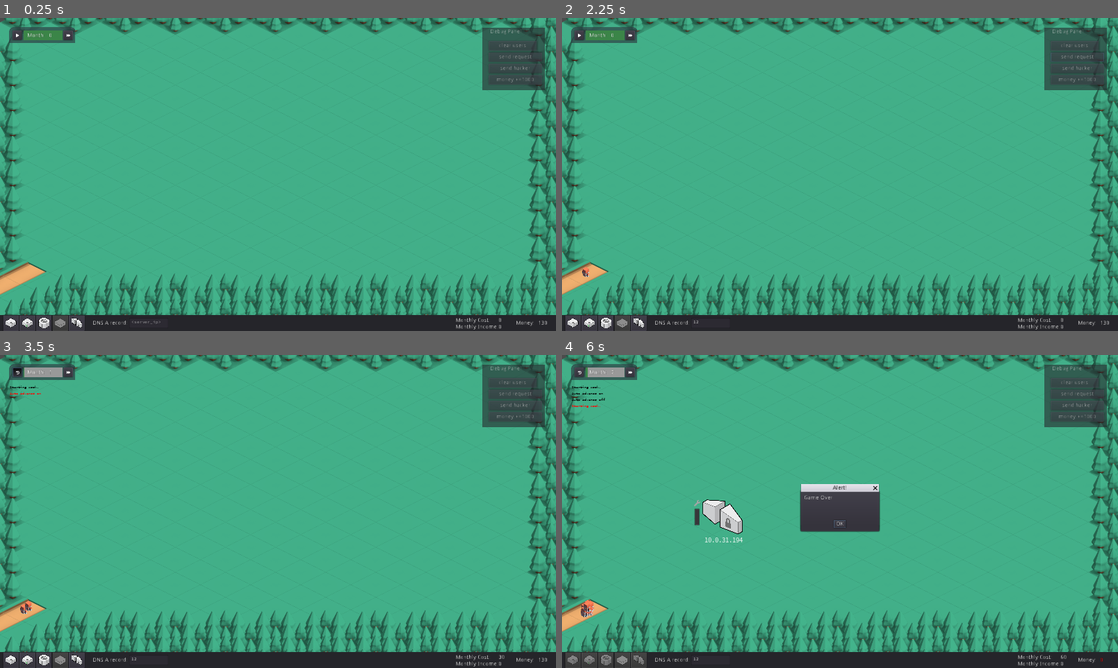
Above: before the commit, frames 1-4 (two rows, left to right).
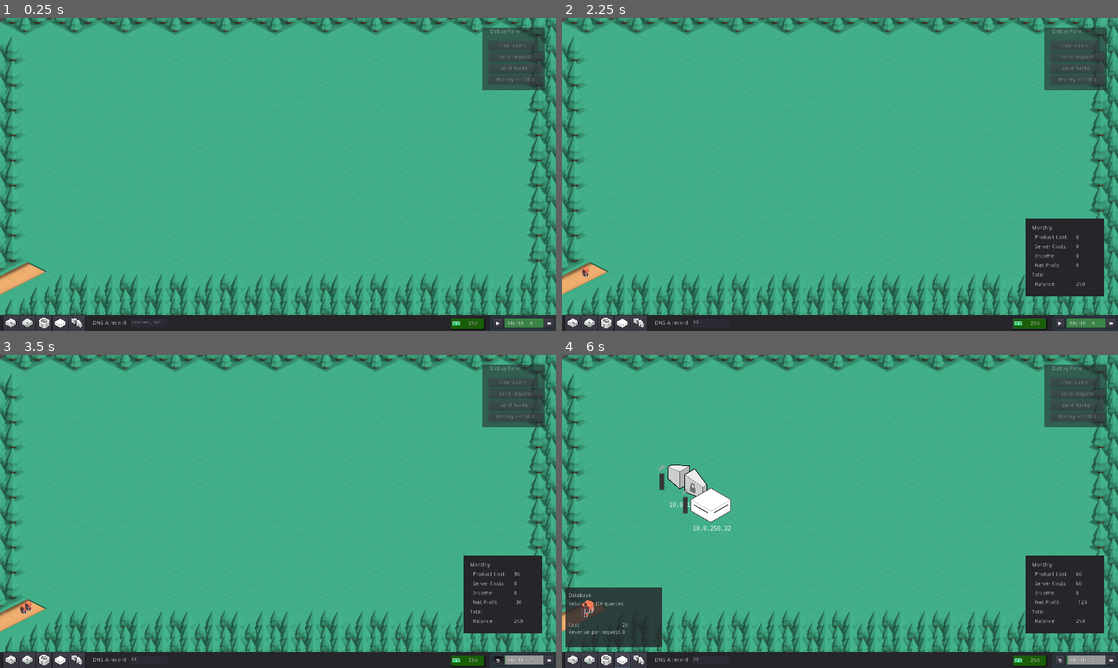
Above: after the commit, the same moments.

Repository: yigitbey/CloudArchitect
Game: Godot game, scene res://Level.tscn
Two runs of this game, one before a commit and one after it. Both use one fixed random seed, a clock stepped at 60 frames per second and the inputs below.
Inputs (mouse positions are in pixels of both pictures, inside the frame that each line leads up to):
- Up to frame 1 (0.25 s): no input
- Up to frame 2 (2.25 s): click (712, 324) at 0.52 s; type "12" at 0.6 s; click "send request" at 1.25 s; click (1029, 324) at 2 s, where only the run after the commit has a clickable "250"
- Up to frame 3 (3.5 s): click "" at 2.75 s
- Up to frame 4 (6 s): click "" at 3.5 s; click "" at 4.25 s; click (639, 661) at 5 s; click (623, 661) at 5.77 s

The runs differ from the first frame. In frame 1, 1.1% of the frame differs, in the area x 1-100%, y 2-100%; in frame 2, 4.6%; in frame 3, 4.7%; in frame 4, 12%, in the area x 0-100%, y 2-100%.
Error in both runs: Invalid get index '12' (on base: 'Dictionary'). (res://Request.gd:66)

Commit message:
weekly to monthly, balances sheet

Diff:
--- a/GameOver.gd
+++ b/GameOver.gd
@@ -3,4 +3,4 @@
 func blocking_popup_centered():
 	yield(get_tree(), "idle_frame")
 	popup_centered()
-	emit_signal("confirmedc")
+	emit_signal("confirmed")
--- a/HUD.gd
+++ b/HUD.gd
@@ -7,7 +7,7 @@
 signal new_DynamicServer
 signal dns_change
 signal clear
-signal new_wave
+signal new_month
 
 signal new_server(ServerType)
 
@@ -28,37 +28,34 @@
 	objects = load("res://src/objects.gd")
 	objects = JSON.parse(objects.json).result
 
-	$WeekControl/WaveProgress.max_value = objects['week']['duration']
+	$MonthControl/MonthProgress.max_value = objects['month']['duration']
 	$Messages/List.add_item("")
 
 
 func _process(delta):
 	if level.money <= 0:
-		$Panel/Money.modulate = Color(1,0,0,1)
+		$Panel/FinancesButton.modulate = Color(1,0,0,1)
 		$GameOver.blocking_popup_centered()
 	else:
-		$Panel/Money.modulate = Color(1,1,1,1)
+		$Panel/FinancesButton.modulate = Color(1,1,1,1)
 
 	if money_old > level.money:
-			$Panel/Money.modulate = Color(1,0,0,1)
+			$Panel/FinancesButton.modulate = Color(1,0,0,1)
 			yield(get_tree().create_timer(0.2),"timeout")
 	if money_old < level.money:
-			$Panel/Money.modulate = Color(0,1,0,1)
+			$Panel/FinancesButton.modulate = Color(0,1,0,1)
 			yield(get_tree().create_timer(0.3),"timeout")
 
-	$Panel/Money.text = str(level.money)
-	$Panel/Cost.text = str(level.product_cost)
-	$Panel/WaveIncome.text = str(level.wave_income)
+	$Panel/FinancesButton.text = str(level.money)
+	$FinancesPanel/TotalBalance.text = str(level.money)
+	$FinancesPanel/ProductCost.text = str(level.product_cost)
+	$FinancesPanel/ServerCosts.text = str(level.server_costs)
+	$FinancesPanel/MonthlyIncome.text = str(level.month_income)
+	$FinancesPanel/Profit.text = str(level.month_income - level.product_cost - level.server_costs)
+
 	money_old = level.money
-	$WeekControl/WaveProgress.value = level.week_timer.wait_time - level.week_timer.time_left
-	$WeekControl/WaveProgress/Wave.text = str(level.wave)
-
-	for button in entity_buttons:
-		var b = get_node("Panel/"+button)
-		if objects['entities'][b.editor_description]['initial_cost'] > level.money:
-			b.disabled = true
-		else:
-			b.disabled = false
+	$MonthControl/MonthProgress.value = level.month_timer.wait_time - level.month_timer.time_left
+	$MonthControl/MonthProgress/Month.text = str(level.month)
 
 	for msg in level.messages:
 		add_message(level.messages.pop_front())
@@ -83,7 +80,7 @@
 
 	$ToolTip/InfoBox/Label.text = Server["name"]
 	$ToolTip/InfoBox/Description.text = Server["description"]
-	$ToolTip/InfoBox/GridContainer/Cost.text = str(Server["initial_cost"])
+	$ToolTip/InfoBox/GridContainer/Cost.text = str(Server["monthly_cost"])
 	$ToolTip/InfoBox/GridContainer/Revenue.text = str(Server["revenue"])
 	$ToolTip.visible = true
 
@@ -91,18 +88,18 @@
 	$ToolTip.visible = false
 
 
-func _on_Wave_pressed():
-	start_week()
+func _on_month_pressed():
+	start_month()
 
-func start_week():
+func start_month():
 	if !dns_record:
 		add_message("DNS is not configured")
 		warning_animation($Panel/DNS)
 		return false
 	else:
-		level.week_timer.start()
-		add_message("Starting week.")
-		emit_signal("new_wave")
+		level.month_timer.start()
+		add_message("Starting month.")
+		emit_signal("new_month")
 		return true
 
 func warning_animation(container):
@@ -125,20 +122,26 @@
 	$Messages/List.ensure_current_is_visible()
 
 func _on_AutoAdvance_pressed():
-	if level.week_timer.time_left == 0:
-		if start_week():
-			$WeekControl/AutoAdvance/FontAwesome.icon_name = "history"
+	if level.month_timer.time_left == 0:
+		if start_month():
+			$MonthControl/AutoAdvance/FontAwesome.icon_name = "history"
 			add_message("Auto advance on")
-			$WeekControl/AutoAdvance.pressed = true
+			$MonthControl/AutoAdvance.pressed = true
 		else:
-			$WeekControl/AutoAdvance.pressed = false
+			$MonthControl/AutoAdvance.pressed = false
 	else:
-		if $WeekControl/AutoAdvance.pressed:
-			level.week_timer.one_shot = false
-			level.week_timer.paused = false
-			$WeekControl/AutoAdvance.pressed = true
+		if $MonthControl/AutoAdvance.pressed:
+			level.month_timer.one_shot = false
+			level.month_timer.paused = false
+			$MonthControl/AutoAdvance.pressed = true
 			add_message("Auto advance on")
 		else:
-			level.week_timer.one_shot = true
-			$WeekControl/AutoAdvance.pressed = false
+			level.month_timer.one_shot = true
+			$MonthControl/AutoAdvance.pressed = false
 			add_message("Auto advance off")
+
+func _on_FinancesButton_toggled(button_pressed):
+	if button_pressed:
+		$FinancesPanel.show()
+	else:
+		$FinancesPanel.hide()
--- a/HUD.tscn
+++ b/HUD.tscn
@@ -10,6 +10,7 @@
 [ext_resource path="res://addons/FontAwesome5/fa-solid-900.ttf" type="DynamicFontData" id=8]
 [ext_resource path="res://monospace_dynamic_font.tres" type="DynamicFont" id=9]
 [ext_resource path="res://assets/cloud/firewall.png" type="Texture" id=10]
+[ext_resource path="res://assets/cloud/platformIndustrial_082.png" type="Texture" id=11]
 
 [sub_resource type="DynamicFontData" id=1]
 hinting = 1
@@ -21,6 +22,28 @@
 
 [sub_resource type="Theme" id=3]
 default_font = SubResource( 2 )
+
+[sub_resource type="StyleBoxFlat" id=17]
+bg_color = Color( 0.0980392, 0.368627, 0.0313726, 1 )
+corner_radius_top_left = 3
+corner_radius_top_right = 3
+corner_radius_bottom_right = 3
+corner_radius_bottom_left = 3
+shadow_size = 3
+shadow_offset = Vector2( 2, 2 )
+
+[sub_resource type="Theme" id=18]
+Button/colors/font_color = Color( 0.88, 0.88, 0.88, 1 )
+Button/colors/font_color_disabled = Color( 0.9, 0.9, 0.9, 0.2 )
+Button/colors/font_color_hover = Color( 0.94, 0.94, 0.94, 1 )
+Button/colors/font_color_pressed = Color( 1, 1, 1, 1 )
+Button/constants/hseparation = 2
+Button/fonts/font = null
+Button/styles/disabled = null
+Button/styles/focus = null
+Button/styles/hover = SubResource( 17 )
+Button/styles/normal = SubResource( 17 )
+Button/styles/pressed = SubResource( 17 )
 
 [sub_resource type="StyleBoxFlat" id=4]
 bg_color = Color( 0.172549, 0.231373, 0.258824, 0.670588 )
@@ -71,6 +94,10 @@
 [node name="HUD" type="Node2D"]
 pause_mode = 2
 script = ExtResource( 2 )
+__meta__ = {
+"_edit_horizontal_guides_": [ 592.0, 616.0, 640.0, 568.0, 544.0, 664.0, 688.0, 520.0 ],
+"_edit_vertical_guides_": [ 1208.0, 1312.0, 1200.0 ]
+}
 
 [node name="Panel" type="Panel" parent="."]
 margin_top = 760.0
@@ -190,68 +217,16 @@
 "_editor_description_": "StaticServer"
 }
 
-[node name="MoneyLabel" type="Label" parent="Panel"]
-margin_left = 1318.0
-margin_top = 13.0
-margin_right = 1365.0
-margin_bottom = 27.0
-rect_pivot_offset = Vector2( 74, 10.9999 )
-text = "Money:"
-__meta__ = {
-"_edit_use_anchors_": false
-}
-
-[node name="Money" type="Label" parent="Panel"]
-margin_left = 1374.0
-margin_top = 13.0
-margin_right = 1421.0
-margin_bottom = 27.0
-rect_pivot_offset = Vector2( 18, 10.9999 )
-text = "5"
-__meta__ = {
-"_edit_use_anchors_": false
-}
-
-[node name="CostLabel" type="Label" parent="Panel"]
-margin_left = 1164.0
-margin_top = 6.0
-margin_right = 1252.0
-margin_bottom = 20.0
-rect_pivot_offset = Vector2( 74, 10.9999 )
-text = "Monthly Cost:"
-__meta__ = {
-"_edit_use_anchors_": false
-}
-
-[node name="Cost" type="Label" parent="Panel"]
-margin_left = 1273.0
-margin_top = 6.0
-margin_right = 1312.0
-margin_bottom = 20.0
-rect_pivot_offset = Vector2( 18, 10.9999 )
-text = "0"
-__meta__ = {
-"_edit_use_anchors_": false
-}
-
-[node name="WaveIncomeLabel" type="Label" parent="Panel"]
-margin_left = 1164.0
-margin_top = 23.0
-margin_right = 1273.0
-margin_bottom = 37.0
-rect_pivot_offset = Vector2( 74, 10.9999 )
-text = "Monthly Income:"
-__meta__ = {
-"_edit_use_anchors_": false
-}
-
-[node name="WaveIncome" type="Label" parent="Panel"]
-margin_left = 1273.0
-margin_top = 23.0
-margin_right = 1312.0
-margin_bottom = 37.0
-rect_pivot_offset = Vector2( 18, 10.9999 )
-text = "0"
+[node name="FinancesButton" type="Button" parent="Panel"]
+margin_left = 1152.0
+margin_top = 8.0
+margin_right = 1236.0
+margin_bottom = 34.0
+theme = SubResource( 18 )
+toggle_mode = true
+text = "300"
+icon = ExtResource( 11 )
+expand_icon = true
 __meta__ = {
 "_edit_use_anchors_": false
 }
@@ -393,6 +368,7 @@
 margin_top = 312.0
 margin_right = 760.0
 margin_bottom = 412.0
+popup_exclusive = true
 script = ExtResource( 6 )
 __meta__ = {
 "_edit_use_anchors_": false
@@ -405,17 +381,17 @@
 margin_bottom = 64.0
 text = "Game Over"
 
-[node name="WeekControl" type="Panel" parent="."]
-margin_left = 24.0
-margin_top = 24.0
-margin_right = 192.0
-margin_bottom = 64.0
+[node name="MonthControl" type="Panel" parent="."]
+margin_left = 1252.0
+margin_top = 760.0
+margin_right = 1420.0
+margin_bottom = 800.0
 custom_styles/panel = SubResource( 4 )
 __meta__ = {
 "_edit_use_anchors_": false
 }
 
-[node name="AutoAdvance" type="Button" parent="WeekControl"]
+[node name="AutoAdvance" type="Button" parent="MonthControl"]
 margin_left = 8.0
 margin_top = 8.0
 margin_right = 32.0
@@ -426,7 +402,7 @@
 "_edit_use_anchors_": false
 }
 
-[node name="FontAwesome" type="Label" parent="WeekControl/AutoAdvance"]
+[node name="FontAwesome" type="Label" parent="MonthControl/AutoAdvance"]
 margin_right = 24.0
 margin_bottom = 24.0
 custom_fonts/font = SubResource( 5 )
@@ -440,7 +416,7 @@
 icon_size = 10
 icon_name = "play"
 
-[node name="new_Wave" type="Button" parent="WeekControl"]
+[node name="new_Wave" type="Button" parent="MonthControl"]
 margin_left = 138.0
 margin_top = 8.0
 margin_right = 162.0
@@ -450,7 +426,7 @@
 "_edit_use_anchors_": false
 }
 
-[node name="FontAwesome" type="Label" parent="WeekControl/new_Wave"]
+[node name="FontAwesome" type="Label" parent="MonthControl/new_Wave"]
 margin_right = 24.0
 margin_bottom = 24.0
 custom_fonts/font = SubResource( 6 )
@@ -464,7 +440,7 @@
 icon_size = 10
 icon_name = "forward"
 
-[node name="WaveProgress" type="ProgressBar" parent="WeekControl"]
+[node name="MonthProgress" type="ProgressBar" parent="MonthControl"]
 margin_left = 36.0
 margin_top = 8.0
 margin_right = 136.0
@@ -478,10 +454,10 @@
 "_edit_use_anchors_": false
 }
 
-[node name="WaveLabel" type="Label" parent="WeekControl/WaveProgress"]
-margin_left = 9.0
+[node name="MonthLabel" type="Label" parent="MonthControl/MonthProgress"]
+margin_left = 8.0
 margin_top = 6.0
-margin_right = 56.0
+margin_right = 55.0
 margin_bottom = 20.0
 rect_pivot_offset = Vector2( 74, 10.9999 )
 text = "Month:"
@@ -491,7 +467,7 @@
 "_edit_use_anchors_": false
 }
 
-[node name="Wave" type="Label" parent="WeekControl/WaveProgress"]
+[node name="Month" type="Label" parent="MonthControl/MonthProgress"]
 margin_left = 53.0
 margin_top = 6.0
 margin_right = 85.0
@@ -505,12 +481,14 @@
 }
 
 [node name="Messages" type="Node2D" parent="."]
+z_index = -4
+z_as_relative = false
 
 [node name="List" type="ItemList" parent="Messages"]
-margin_left = 24.0
-margin_top = 72.0
-margin_right = 456.0
-margin_bottom = 192.0
+margin_left = 40.0
+margin_top = 43.0
+margin_right = 256.0
+margin_bottom = 160.0
 rect_min_size = Vector2( 168, 40 )
 size_flags_horizontal = 0
 size_flags_vertical = 0
@@ -525,6 +503,143 @@
 custom_colors/font_color_selected = Color( 1, 0, 0, 1 )
 custom_colors/font_color = Color( 0, 0, 0, 1 )
 max_text_lines = 500
+__meta__ = {
+"_edit_use_anchors_": false
+}
+
+[node name="FinancesPanel" type="Panel" parent="."]
+visible = false
+margin_left = 1184.0
+margin_top = 512.0
+margin_right = 1384.0
+margin_bottom = 712.0
+__meta__ = {
+"_edit_use_anchors_": false
+}
+
+[node name="TotalBalanceLabel" type="Label" parent="FinancesPanel"]
+margin_left = 24.0
+margin_top = 162.0
+margin_right = 80.0
+margin_bottom = 176.0
+rect_pivot_offset = Vector2( 74, 10.9999 )
+text = "Balance:"
+__meta__ = {
+"_edit_use_anchors_": false
+}
+
+[node name="TotalBalance" type="Label" parent="FinancesPanel"]
+margin_left = 128.0
+margin_top = 162.0
+margin_right = 200.0
+margin_bottom = 176.0
+rect_pivot_offset = Vector2( 18, 10.9999 )
+text = "5"
+__meta__ = {
+"_edit_use_anchors_": false
+}
+
+[node name="ProductCostLabel" type="Label" parent="FinancesPanel"]
+margin_left = 24.0
+margin_top = 42.0
+margin_right = 128.0
+margin_bottom = 56.0
+rect_pivot_offset = Vector2( 74, 10.9999 )
+text = "Product Cost:"
+__meta__ = {
+"_edit_use_anchors_": false
+}
+
+[node name="ProductCost" type="Label" parent="FinancesPanel"]
+margin_left = 128.0
+margin_top = 42.0
+margin_right = 200.0
+margin_bottom = 56.0
+rect_pivot_offset = Vector2( 18, 10.9999 )
+text = "0"
+__meta__ = {
+"_edit_use_anchors_": false
+}
+
+[node name="ServerCostsLabel" type="Label" parent="FinancesPanel"]
+margin_left = 24.0
+margin_top = 66.0
+margin_right = 128.0
+margin_bottom = 80.0
+rect_pivot_offset = Vector2( 74, 10.9999 )
+text = "Server Costs:"
+__meta__ = {
+"_edit_use_anchors_": false
+}
+
+[node name="ServerCosts" type="Label" parent="FinancesPanel"]
+margin_left = 128.0
+margin_top = 66.0
+margin_right = 200.0
+margin_bottom = 80.0
+rect_pivot_offset = Vector2( 18, 10.9999 )
+text = "0"
+__meta__ = {
+"_edit_use_anchors_": false
+}
+
+[node name="MonthlyIncomeLabel" type="Label" parent="FinancesPanel"]
+margin_left = 24.0
+margin_top = 90.0
+margin_right = 128.0
+margin_bottom = 104.0
+rect_pivot_offset = Vector2( 74, 10.9999 )
+text = "Income:"
+__meta__ = {
+"_edit_use_anchors_": false
+}
+
+[node name="MonthlyIncome" type="Label" parent="FinancesPanel"]
+margin_left = 128.0
+margin_top = 90.0
+margin_right = 200.0
+margin_bottom = 104.0
+rect_pivot_offset = Vector2( 18, 10.9999 )
+text = "0"
+__meta__ = {
+"_edit_use_anchors_": false
+}
+
+[node name="ProfitLabel" type="Label" parent="FinancesPanel"]
+margin_left = 24.0
+margin_top = 114.0
+margin_right = 128.0
+margin_bottom = 128.0
+rect_pivot_offset = Vector2( 74, 10.9999 )
+text = "Net Profit:"
+__meta__ = {
+"_edit_use_anchors_": false
+}
+
+[node name="Profit" type="Label" parent="FinancesPanel"]
+margin_left = 128.0
+margin_top = 114.0
+margin_right = 200.0
+margin_bottom = 128.0
+rect_pivot_offset = Vector2( 18, 10.9999 )
+text = "0"
+__meta__ = {
+"_edit_use_anchors_": false
+}
+
+[node name="Label" type="Label" parent="FinancesPanel"]
+margin_left = 16.0
+margin_top = 18.0
+margin_right = 68.0
+margin_bottom = 32.0
+text = "Monthly"
+
+[node name="Label2" type="Label" parent="FinancesPanel"]
+margin_left = 16.0
+margin_top = 138.0
+margin_right = 68.0
+margin_bottom = 152.0
+text = "Total"
 __meta__ = {
 "_edit_use_anchors_": false
 }
@@ -544,10 +659,11 @@
 [connection signal="mouse_entered" from="Panel/new_StaticServer" to="." method="_on_panel_button_mouse_entered" binds= [ "StaticServer" ]]
 [connection signal="mouse_exited" from="Panel/new_StaticServer" to="." method="_on_panel_button_mouse_exited"]
 [connection signal="pressed" from="Panel/new_StaticServer" to="." method="_on_panel_button_pressed" binds= [ "StaticServer" ]]
+[connection signal="toggled" from="Panel/FinancesButton" to="." method="_on_FinancesButton_toggled"]
 [connection signal="pressed" from="DebugPanel/ClearUsers" to="." method="_on_ClearUsers_pressed"]
 [connection signal="pressed" from="DebugPanel/Request" to="." method="_on_Request_pressed"]
 [connection signal="pressed" from="DebugPanel/Hacker" to="." method="_on_Request_pressed" binds= [ true ]]
 [connection signal="pressed" from="DebugPanel/Money1000" to="." method="_on_Money1000_pressed"]
 [connection signal="confirmed" from="GameOver" to="." method="_on_GameOver_confirmed"]
-[connection signal="pressed" from="WeekControl/AutoAdvance" to="." method="_on_AutoAdvance_pressed"]
-[connection signal="pressed" from="WeekControl/new_Wave" to="." method="_on_Wave_pressed"]
+[connection signal="pressed" from="MonthControl/AutoAdvance" to="." method="_on_AutoAdvance_pressed"]
+[connection signal="pressed" from="MonthControl/new_Wave" to="." method="_on_month_pressed"]
--- a/Level.gd
+++ b/Level.gd
@@ -15,34 +15,35 @@
 
 export var product_cost_base = 30
 export var product_cost: float
-export var money = 130 setget set_money
-export var wave_income = 0
+export var money = 250 setget set_money
+export var month_income = 0
 export var game_over = true
-
-export var wave = 0
+export var server_costs = 0
+export var month = 0
 
 var messages = []
-var waves = {}
+var months = {}
 var objects = {}
 
 export var dns_record: String
-var week_timer: Timer
+var month_timer: Timer
 
 func _ready():
+	randomize()
 	connect_signals()
 
 	objects = load("res://src/objects.gd")
 	objects = JSON.parse(objects.json).result
-	waves = objects['waves']
-	week_timer = $WeekTimer
-	week_timer.wait_time = objects['week']['duration']
+	months = objects['months']
+	month_timer = $MonthTimer
+	month_timer.wait_time = objects['month']['duration']
 
 func _process(_delta):
-	pass
+	server_costs = calculate_server_cost()
 
 func connect_signals():
 	$HUD.connect("user_request", self, "new_user_request")
-	$HUD.connect("new_wave", self, "new_wave")
+	$HUD.connect("new_month", self, "new_month")
 	$HUD.connect('dns_change', self, 'set_dns_record')
 
 	$HUD.connect('new_server', self, 'new_instance')
@@ -92,37 +93,32 @@
 
 
 	if money < val:
-		wave_income += val - money
+		month_income += val - money
 	money = val
 
-func new_wave():
-	money -= product_cost
-	wave += 1
-	wave_income = 0
-	product_cost = product_cost_base * wave
+func new_month():
+	month += 1
+	month_income = 0
+	product_cost = product_cost_base * month
+	server_costs = calculate_server_cost()
 
+	var spread:float = 1/(log(month+1)*log(month+1))
+	while month_timer.time_left:
+		var is_malicious = false
+		if randf() < objects['requests']['malicious'] and month>=3:
+			is_malicious = true
+		new_user_request(is_malicious)
+		yield(get_tree().create_timer(spread), "timeout")
 
-	if wave >= waves.size():
-		for i in range(0,30*wave):
-				var timer = get_tree().create_timer(0.01+(100-wave)/1000)
-				yield(timer, "timeout")
-				var is_malicious = false
-				if randf() < 0.08:
-					is_malicious = true
-				new_user_request(is_malicious)
-	else:
-		var w = waves[str(wave)]
-		for speed in ['slow', 'med', 'fast']:
-			for i in range(0,w['requests'][speed]):
-					var timer = get_tree().create_timer(w['time_between_requests'])
-					yield(timer, "timeout")
-					var is_malicious = false
-					if randf() < w['requests']['malicious']:
-						is_malicious = true
-					new_user_request(is_malicious)
+func calculate_server_cost():
+	server_costs = 0
+	for s in iptable.values():
+		if s.properties['monthly_cost']:
+			server_costs += s.properties['monthly_cost']*s.cpu
+	return server_costs
 
+func _on_MonthTimer_timeout():
+	money -= server_costs + product_cost
 
-
-func _on_WeekTimer_timeout():
-	if !$WeekTimer.one_shot:
-		new_wave()
+	if !$MonthTimer.one_shot:
+		new_month()
--- a/Level.tscn
+++ b/Level.tscn
@@ -295,6 +295,6 @@
 
 [node name="HUD" parent="." instance=ExtResource( 21 )]
 
-[node name="WeekTimer" type="Timer" parent="."]
+[node name="MonthTimer" type="Timer" parent="."]
 wait_time = 30.0
-[connection signal="timeout" from="WeekTimer" to="." method="_on_WeekTimer_timeout"]
+[connection signal="timeout" from="MonthTimer" to="." method="_on_MonthTimer_timeout"]
--- a/LoadBalancer.tscn
+++ b/LoadBalancer.tscn
@@ -18,6 +18,7 @@
 size_flags_vertical = 3
 
 [node name="Servers" type="Control" parent="Meta/ConfigWindow" index="1"]
+visible = false
 anchor_right = 1.0
 anchor_bottom = 1.0
 margin_left = 4.0
--- a/Server.gd
+++ b/Server.gd
@@ -15,8 +15,8 @@
 var properties = {}
 var server_name: String
 var cpu = 1
-const cpu_max = 8
-var instance_family = "a1-medium"
+const cpu_max = 64
+var instance_family = "m4-standard"
 var instance_size: String
 
 func init2():
@@ -34,7 +34,6 @@
 	$Meta/ConfigWindow/Info/IP.text = server_name
 	$Meta/ConfigWindow/Info/InstanceSize.text = instance_size
 
-	level.money -= properties['initial_cost']
 
 func _ready():
 	$Meta/ConfigWindow.visible = false
@@ -112,12 +111,11 @@
 
 func upgrade():
 	cpu *= 2
-	var upgrade_cost = properties['initial_cost']*cpu
+	var upgrade_cost = properties['monthly_cost']*cpu
 	var new = $CollisionShape2D/AnimatedSprite.duplicate()
 	new.name = "cpu"+str(cpu)
 	new.position[1] = -25*(log(cpu)/log(2))
 	$CollisionShape2D.add_child(new)
-	level.money -= upgrade_cost
 	instance_size = instance_family + "-" + str(cpu)
 	if cpu == cpu_max:
 		$Meta/ConfigWindow/Info/UpgradeInstance.disabled = true
--- a/Server.tscn
+++ b/Server.tscn
@@ -15,24 +15,24 @@
 
 [sub_resource type="SpriteFrames" id=2]
 animations = [ {
+"frames": [ ExtResource( 4 ) ],
+"loop": true,
+"name": "LoadBalancer",
+"speed": 5.0
+}, {
 "frames": [ ExtResource( 6 ) ],
 "loop": true,
 "name": "Database",
 "speed": 5.0
 }, {
+"frames": [ ExtResource( 5 ) ],
+"loop": true,
+"name": "DynamicServer",
+"speed": 5.0
+}, {
 "frames": [ ExtResource( 2 ) ],
 "loop": true,
 "name": "StaticServer",
-"speed": 5.0
-}, {
-"frames": [ ExtResource( 5 ) ],
-"loop": true,
-"name": "DynamicServer",
-"speed": 5.0
-}, {
-"frames": [ ExtResource( 4 ) ],
-"loop": true,
-"name": "LoadBalancer",
 "speed": 5.0
 }, {
 "frames": [ ExtResource( 3 ) ],
--- a/User.gd
+++ b/User.gd
@@ -12,6 +12,8 @@
 var fast_response_time = 5
 var slow_response_time = 30
 
+var properties = {}
+var type = "User"
 signal amount_stolen
 
 #TODO: clear if user.request is already freed (request timed out)
@@ -34,6 +36,10 @@
 
 func _ready():
 	add_to_group("will_pause")
+
+	var objects = load("res://src/objects.gd")
+	objects = JSON.parse(objects.json).result
+	properties = objects['entities'][type]
 
 func get_response(req):
 	var level = get_parent()
--- a/src/objects.gd
+++ b/src/objects.gd
@@ -5,52 +5,56 @@
   "entities": {
 	"User":{
 		"name": "User",
-		"initial_cost":0
+		"monthly_cost":0
 	},
 	"Request":{
 		"name": "Request",
-		"initial_cost": 0
+		"monthly_cost": 0
 	},
 	"StaticServer": {
 	  "name": "Static Server",
 	  "description": "Serves static content",
-	  "initial_cost": 20,
+	  "monthly_cost": 10,
 	  "revenue": 1,
 	  "load_per_request": 0.1
 	},
 	"DynamicServer":{
 	  "name": "Dynamic Server",
 	  "description": "Queries configured databases and returns dynamic content",
-	  "initial_cost": 100,
+	  "monthly_cost": 20,
 	  "revenue": 5,
 	  "load_per_request": 0.12
 	},
 	"LoadBalancer":{
 	  "name": "Load Balancer",
 	  "description": "Routes incoming traffic to configured servers",
-	  "initial_cost": 100,
+	  "monthly_cost": 20,
 	  "revenue": 0,
 	  "load_per_request": 0.025
 	},
 	"Firewall":{
 	  "name": "Firewall",
 	  "description": "Stops hackers",
-	  "initial_cost": 100,
+	  "monthly_cost": 40,
 	  "revenue": 0,
 	  "load_per_request": 0.025
 	},
 	"Database":{
 	  "name": "Database",
 	  "description": "Returns to DB queries",
-	  "initial_cost": 200,
+	  "monthly_cost": 20,
 	  "revenue": 0,
 	  "load_per_request":0.06
 	}
   },
-  "week":{
+  "month":{
 	"duration": 30
   },
-  "waves":{
+  "requests":{
+	"spread":"1/log(x+1)^2",
+	"malicious": 0.05
+  },
+  "months":{
 	"1":{
 		"requests":{
 			"slow": 20,
Not shown: 1 places in HUD.tscn that only renumber resources
Binary file added: assets/cloud/platformIndustrial_082.png
Not shown, added: assets/cloud/platformIndustrial_082.png.import
